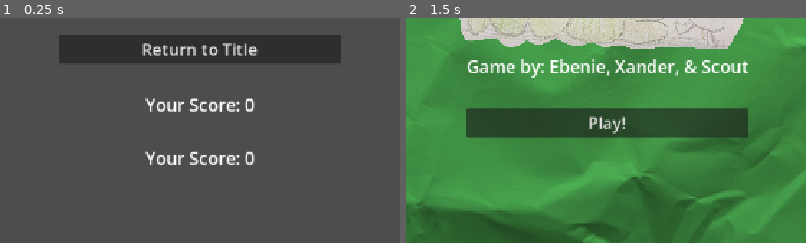
Above: before the commit, frames 1-2 (left to right).
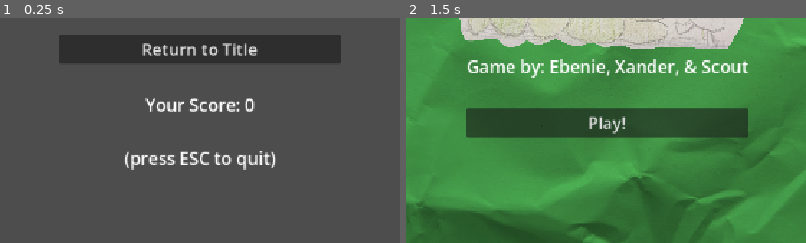
Above: after the commit, the same moments.

Repository: lmg-abe/runny-nose
Game: Godot game, scene res://credits.tscn
Same seed, same stepped clock (60 frames per second), same inputs: the game is played once before the commit and once after it. This scene is started directly instead of the project's main scene. The engine's default icon, where the game draws it, is replaced by a stand-in: a white triangle on a blue panel in a dark square.
Inputs:
- Up to frame 1 (0.25 s): no input
- Up to frame 2 (1.5 s): tap Enter at 0.5 s; hold D (move_right) 0.53-1.25 s; tap 3 (dash) at 0.6 s; tap Space (jump) at 0.77 s; click "Return to Title" at 1.25 s
The pictures show only the part of the screen within x 25-75%, y 50-100%; the shares and areas given below are measured in that part.

The runs differ from the first frame. In frame 1, 1.4% of the frame differs, in the area x 31-69%, y 59-68%; in frame 2, nothing differs.

Commit message:
actual final commit, for real this time

Diff:
--- a/credits.tscn
+++ b/credits.tscn
@@ -68,7 +68,6 @@
 text = "
 (press ESC to quit)"
 horizontal_alignment = 1
-script = ExtResource("2_c1t8d")
 
 [node name="Handyman" type="Sprite2D" parent="." unique_id=836792449]
 position = Vector2(165, 385)
